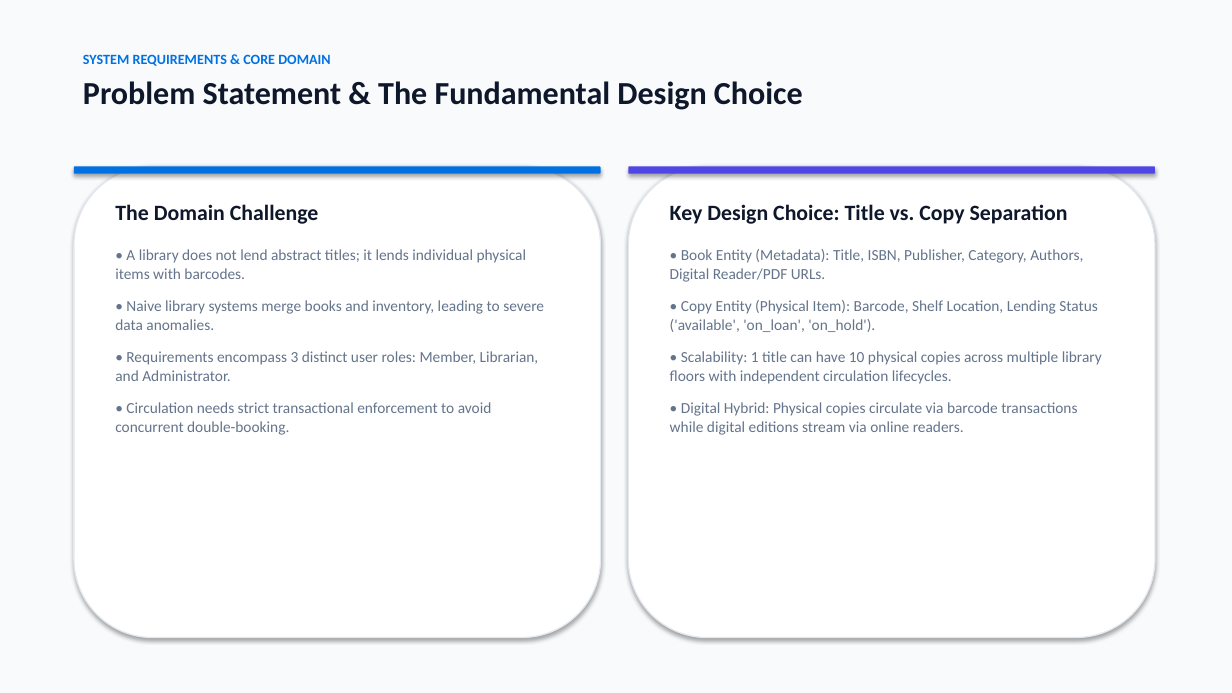
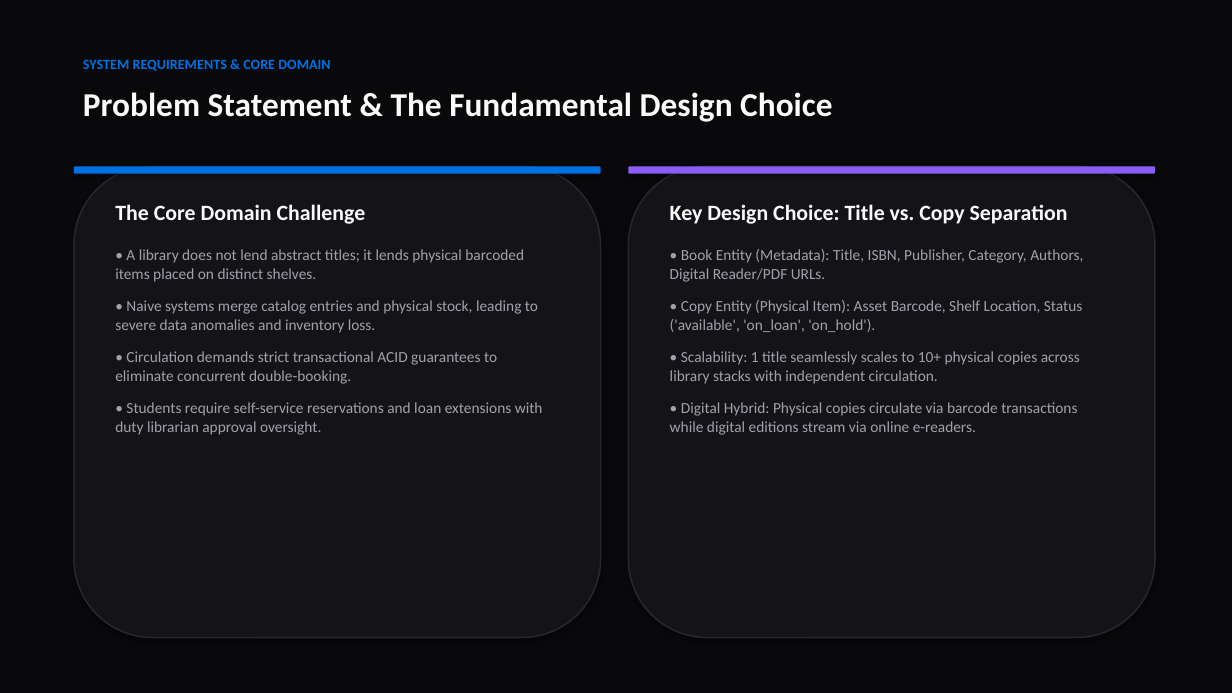
Before and after one commit to themellowhost/library-lending-system, a slide deck: slide 2 of Library_Lending_System_Presentation.pptx. Drawn at 1232x693 pixels with LibreOffice and Linux fonts; fonts in the diff are those of the drawing. Boxes give left, top, right and bottom in pixels: in the first picture for what was removed or moved away, otherwise in the second. Text is boxed around its words. In the diff, an @@ line names an element or a change of style, - is before the commit and + after.

Commit message:
docs: Make presentation 100% dark theme and embed high-res relational ER diagram

```diff
--- a/Library_Lending_System_Presentation.pptx
+++ b/Library_Lending_System_Presentation.pptx
@@ background #FFFFFF to #09090B @@
@@ rectangle removed at bbox=[0, 0, 1232, 693] @@
@@ text at bbox=[83, 54, 330, 66]: paragraph removed @@
-SYSTEM REQUIREMENTS & CORE DOMAIN
@@ text added at bbox=[83, 59, 330, 71], 11 pt, text #0071E3, bold @@
+SYSTEM REQUIREMENTS & CORE DOMAIN
@@ text "Problem Statement & The Fundamental ...": place and size @@
-text "Problem Statement & The Fundamental ..." at bbox=[83, 54, 803, 110]
+text "Problem Statement & The Fundamental ..." at bbox=[83, 92, 832, 122]
@@ text "Problem Statement & The Fundamental ..." at bbox=[83, 92, 832, 122]: size 25 to 26 pt, text colour #0F172A to #FAFAFA @@
@@ rounded rectangle at bbox=[74, 166, 601, 638]: fill #FFFFFF to #141418; outline #E2E8F0 1 pt to #27272E 1.2 pt @@
@@ rounded rectangle at bbox=[628, 166, 1155, 638]: fill #FFFFFF to #141418; outline #E2E8F0 1 pt to #27272E 1.2 pt @@
@@ rounded rectangle at bbox=[628, 166, 1155, 174]: fill #4F46E5 to #8B5CF6 @@
@@ text at bbox=[115, 204, 543, 435]: text changed; text colour #64748B to #A1A1AA @@
-The Domain Challenge
-• A library does not lend abstract titles; it lends individual physical items with barcodes.
-• Naive library systems merge books and inventory, leading to severe data anomalies.
-• Requirements encompass 3 distinct user roles: Member, Librarian, and Administrator.
-• Circulation needs strict transactional enforcement to avoid concurrent double-booking.
+The Core Domain Challenge
+• A library does not lend abstract titles; it lends physical barcoded items placed on distinct shelves.
+• Naive systems merge catalog entries and physical stock, leading to severe data anomalies and inventory loss.
+• Circulation demands strict transactional ACID guarantees to eliminate concurrent double-booking.
+• Students require self-service reservations and loan extensions with duty librarian approval oversight.
@@ text at bbox=[670, 204, 1083, 282]: text colour #0F172A to #FAFAFA in "Key Design Choice: Title vs. Copy Separation"; text colour #64748B to #A1A1AA in "• Book Entity (Metadata): Title, ISBN, Publisher, ..." @@
@@ text at bbox=[670, 300, 1083, 435]: text changed; text colour #64748B to #A1A1AA @@
-• Copy Entity (Physical Item): Barcode, Shelf Location, Lending Status ('available', 'on_loan', 'on_hold').
-• Scalability: 1 title can have 10 physical copies across multiple library floors with independent circulation lifecycles.
-• Digital Hybrid: Physical copies circulate via barcode transactions while digital editions stream via online readers.
+• Copy Entity (Physical Item): Asset Barcode, Shelf Location, Status ('available', 'on_loan', 'on_hold').
+• Scalability: 1 title seamlessly scales to 10+ physical copies across library stacks with independent circulation.
+• Digital Hybrid: Physical copies circulate via barcode transactions while digital editions stream via online e-readers.
```
Also in this commit, not shown: 7 other slides changed, 2 slides added, 2 slides removed, 3 other files.
